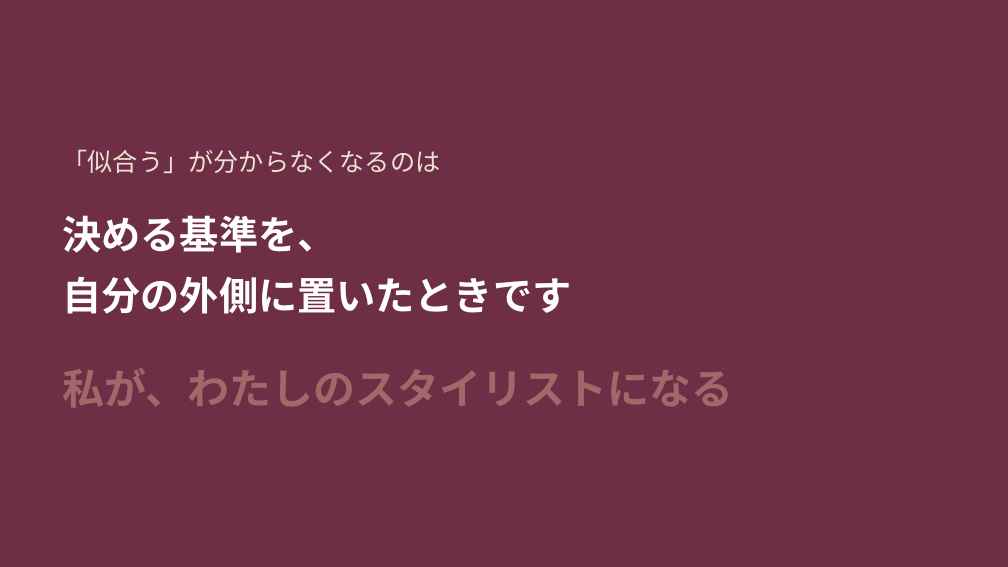
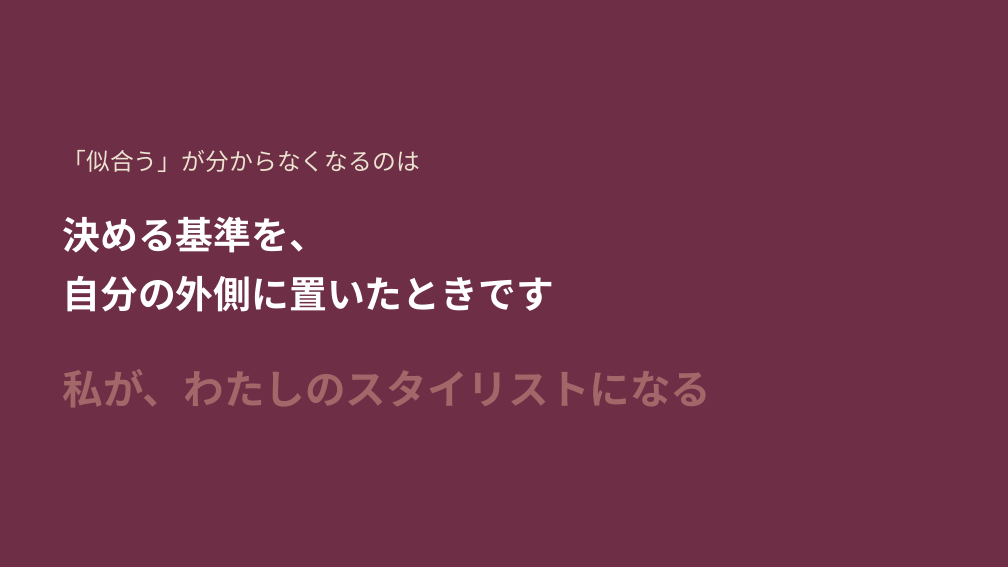
Before and after one commit to fashio17/potential-lamp, a slide deck: slide 8 of 運用/スライド/説明会_20260916.pptx. Drawn at 1008x567 pixels with LibreOffice and Linux fonts; fonts in the diff are those of the drawing. Boxes give left, top, right and bottom in pixels: in the first picture for what was removed or moved away, otherwise in the second. Text is boxed around its words. In the diff, an @@ line names an element or a change of style, - is before the commit and + after.

```diff
--- a/運用/スライド/説明会_20260916.pptx
+++ b/運用/スライド/説明会_20260916.pptx
@@ text "「似合う」が分からなくなるのは" at (62,150,420,172): size 18 to 17 pt @@
@@ text "決める基準を、" at (62,217,553,312): size 28 to 27 pt; line spacing 44pt to 42pt @@
@@ text "私が、わたしのスタイリストになる" at (62,369,711,407): size 30 to 29 pt @@
```
Also in this commit, not shown: 22 other slides changed, 2 slides added, 10 other files.
